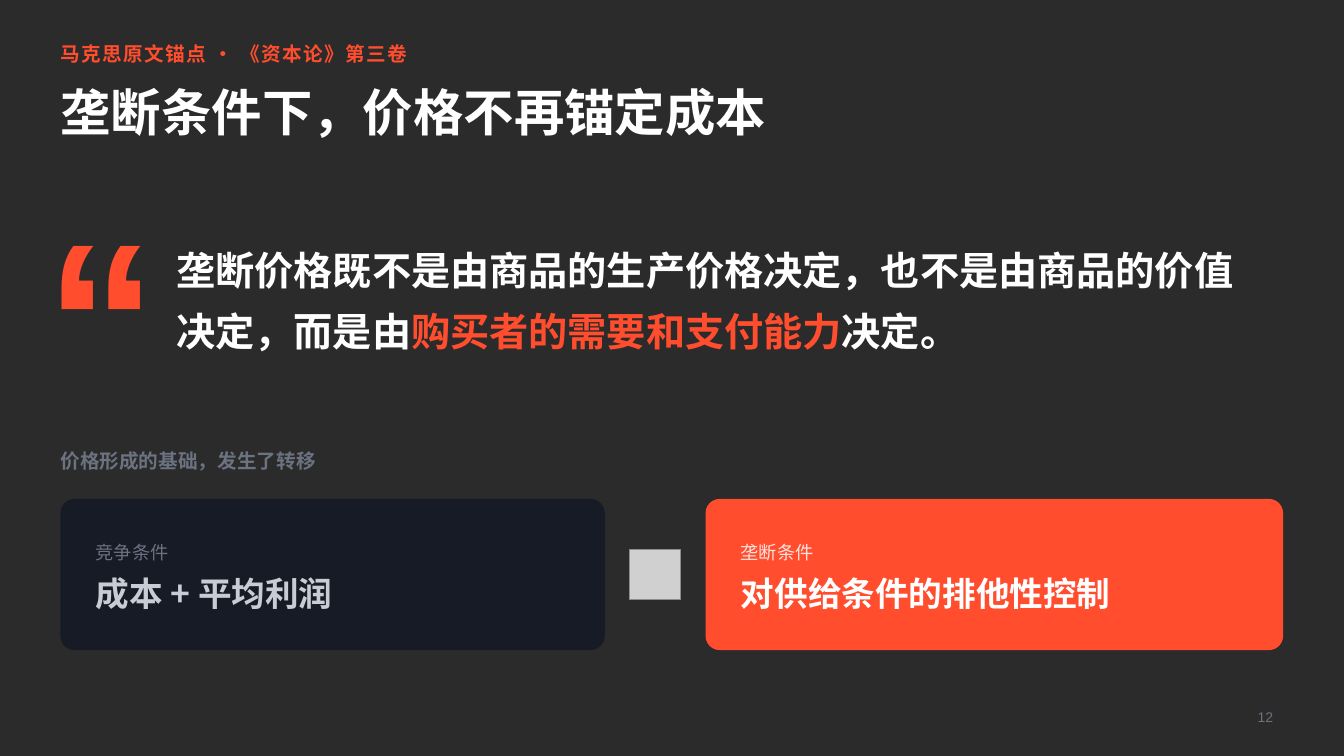
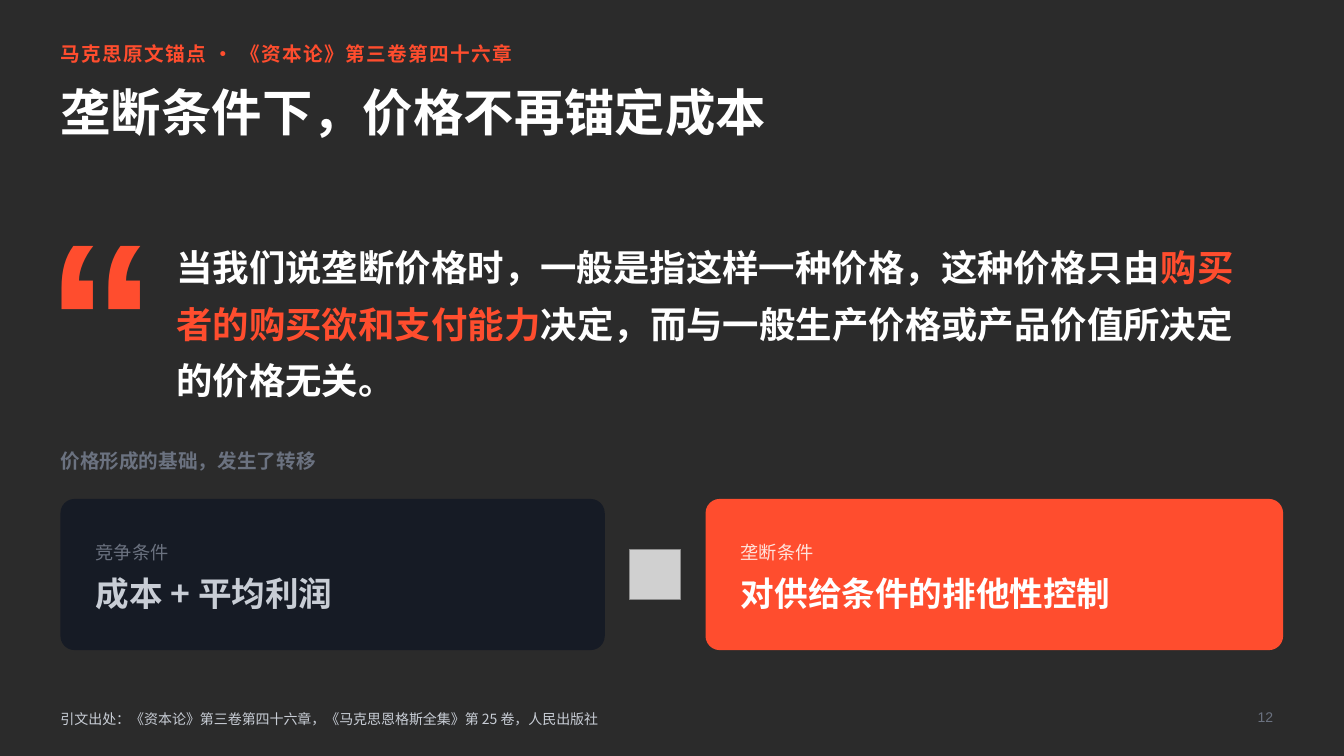
Before and after one commit to 1760139151lkh-ctrl/ppt-document, a slide deck: slide 12 of AI涨价的冷逻辑.pptx. Drawn at 1344x756 pixels with LibreOffice and Linux fonts; fonts in the diff are those of the drawing; grey boxes stand for pictures; background and template pictures are left out; a plain dark background stands for a picture behind light text. Boxes give left, top, right and bottom in pixels: in the first picture for what was removed or moved away, otherwise in the second. Text is boxed around its words. In the diff, an @@ line names an element or a change of style, - is before the commit and + after.

```diff
--- a/AI涨价的冷逻辑.pptx
+++ b/AI涨价的冷逻辑.pptx
@@ text at (60, 44, 513, 63): text changed @@
-马克思原文锚点 · 《资本论》第三卷
+马克思原文锚点 · 《资本论》第三卷第四十六章
@@ text at (176, 250, 1233, 398): text changed; size 28 to 26 pt @@
-垄断价格既不是由商品的生产价格决定，也不是由商品的价值决定，而是由购买者的需要和支付能力决定。
+当我们说垄断价格时，一般是指这样一种价格，这种价格只由购买者的购买欲和支付能力决定，而与一般生产价格或产品价值所决定的价格无关。
@@ text added at (60, 712, 599, 725), 10 pt, text #C8CDD5 @@
+引文出处：《资本论》第三卷第四十六章，《马克思恩格斯全集》第 25 卷，人民出版社
```
Also in this commit, not shown: 12 other slides changed, 1 slide added, 1 other file.
